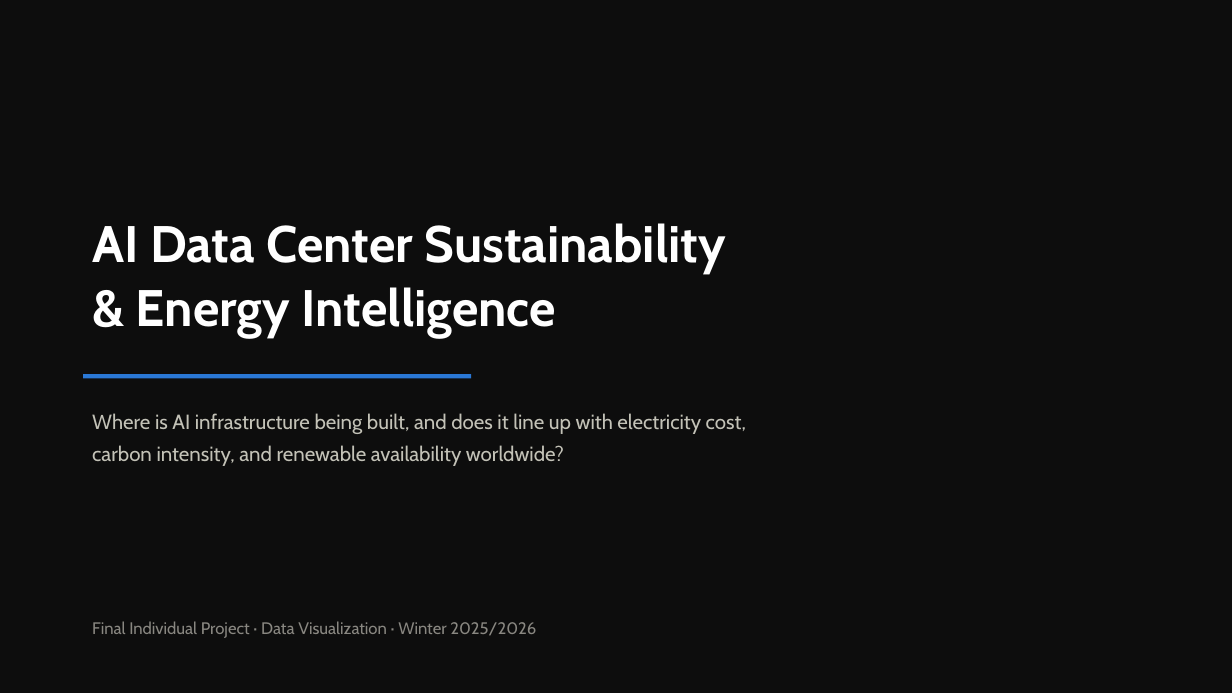
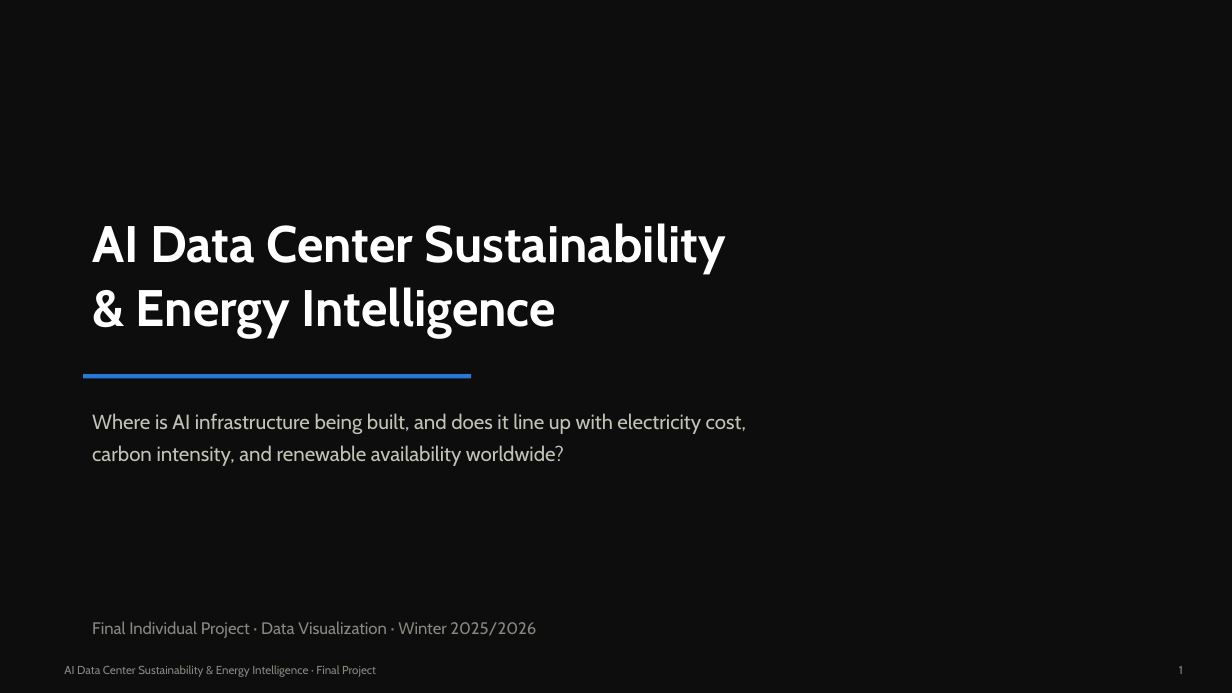
Before and after one commit to manya-25/AI_Data_Centers_Analytics, a slide deck: slide 1 of presentation/AI_Data_Center_Sustainability_Presentation.pptx. Drawn at 1232x693 pixels with LibreOffice and Linux fonts; fonts in the diff are those of the drawing. Boxes give left, top, right and bottom in pixels: in the first picture for what was removed or moved away, otherwise in the second. Text is boxed around its words. In the diff, an @@ line names an element or a change of style, - is before the commit and + after.

```diff
--- a/presentation/AI_Data_Center_Sustainability_Presentation.pptx
+++ b/presentation/AI_Data_Center_Sustainability_Presentation.pptx
@@ text added at [64,665,376,677], 9 pt, text #898781 @@
+AI Data Center Sustainability & Energy Intelligence · Final Project
@@ text added at [1179,666,1183,674], 9 pt, text #898781 @@
+1
```
Also in this commit, not shown: 12 other slides changed, 7 slides added, 1 other file.
